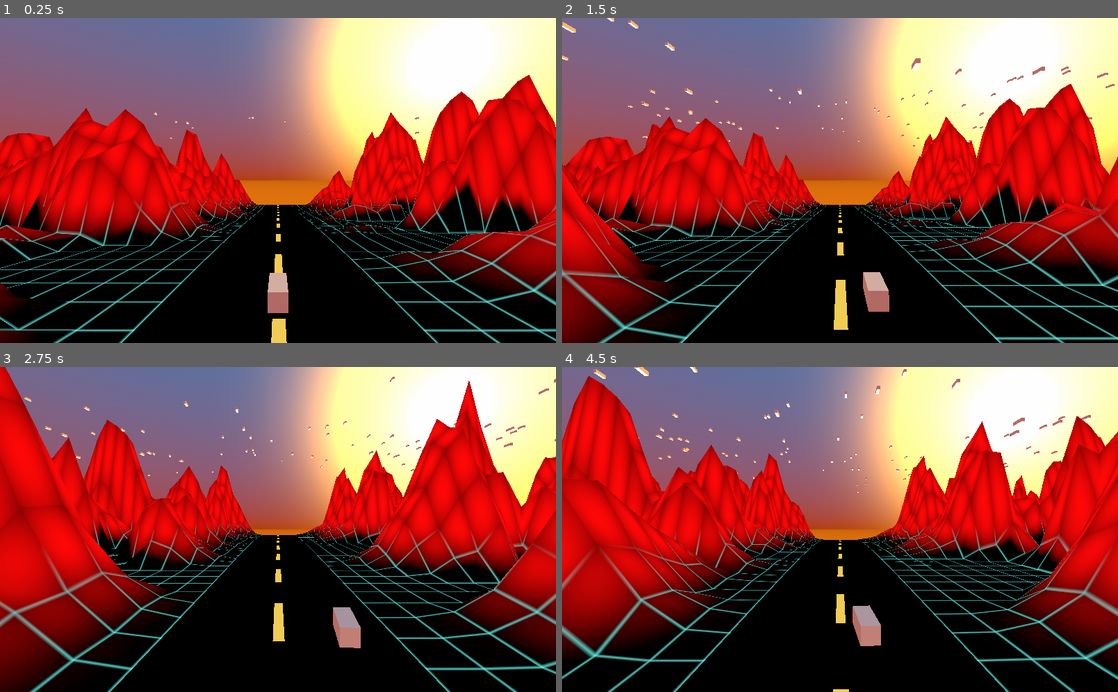
Above: before the commit, frames 1-4 (two rows, left to right).
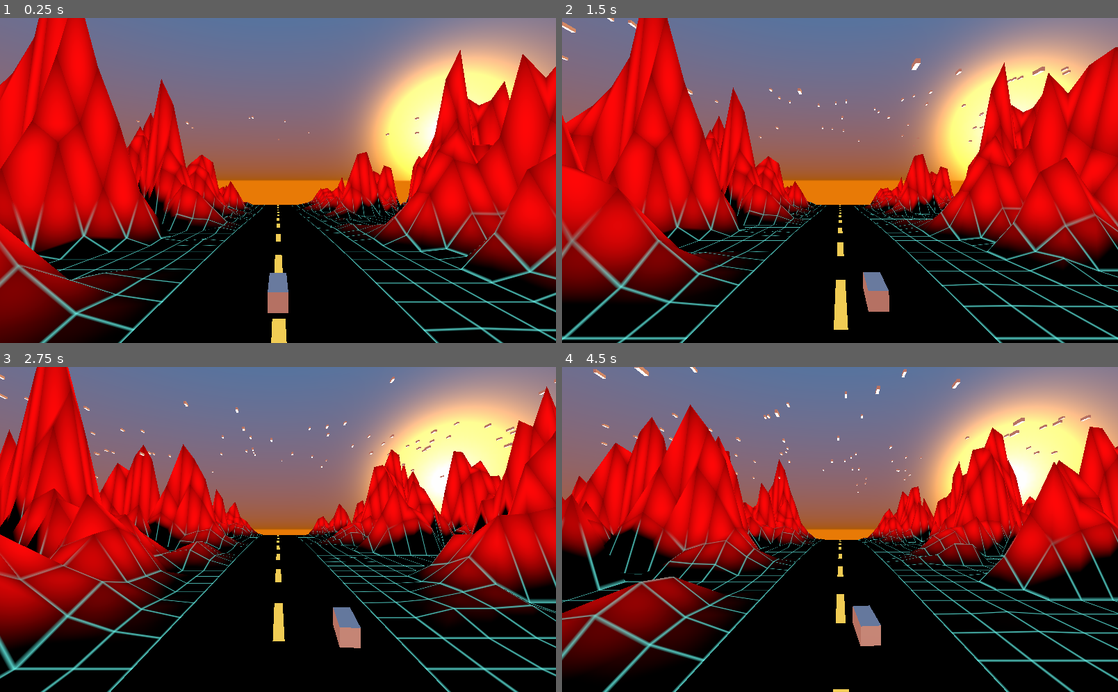
Above: after the commit, the same moments.

Repository: ilyaev/godot-synthwave-rider
Game: Godot game, scene res://World.tscn
The game is run twice, just before and just after one commit, with the same random seed, the same clock (stepped at 60 frames per second) and the same inputs.
Inputs:
- Up to frame 1 (0.25 s): no input
- Up to frame 2 (1.5 s): hold Right (ui_right) 0.53-1.28 s; hold Down (ui_down) from 1.28 s (still down)
- Up to frame 3 (2.75 s): release Down (ui_down) at 2.03 s; hold Right (ui_right) from 2.03 s (still down)
- Up to frame 4 (4.5 s): release Right (ui_right) at 2.78 s; hold Up (ui_up) 2.78-3.53 s; hold Left (ui_left) from 3.53 s (still down)

The runs differ from the first frame. In frame 1, 54% of the frame differs, in the area x 0-100%, y 0-100%; in frame 2, 51%; in frame 3, 51%; in frame 4, 51%.

Commit message:
fix: sync car to road

Diff:
--- a/World.tscn
+++ b/World.tscn
@@ -30,6 +30,8 @@
 transform = Transform( 1, 0, 0, 0, 1, 0, 0, 0, 1, 0, 2, 21 )
 environment = ExtResource( 4 )
 current = true
+near = 0.5
+far = 89.0
 script = ExtResource( 1 )
 
 [node name="Wave" parent="." instance=ExtResource( 5 )]
@@ -46,7 +48,7 @@
 draw_pass_1 = SubResource( 2 )
 
 [node name="Ship" type="MeshInstance" parent="."]
-transform = Transform( 0.2, 0, 0, 0, 0.2, 0, 0, 0, 0.5, 0, 0, 17 )
+transform = Transform( 0.2, 0, 0, 0, 0.2, 0, 0, 0, 0.5, 0, 0.2, 17 )
 mesh = SubResource( 3 )
 material/0 = SubResource( 4 )
 script = ExtResource( 2 )
--- a/WorldEnv.tres
+++ b/WorldEnv.tres
@@ -2,18 +2,33 @@
 
 [sub_resource type="ProceduralSky" id=1]
 sky_top_color = Color( 0.054902, 0.658824, 0.952941, 1 )
-sky_horizon_color = Color( 0.952941, 0.333333, 0, 1 )
+sky_horizon_color = Color( 0.913725, 0.482353, 0.0196078, 1 )
 sky_curve = 0.335891
 sky_energy = 0.5
-ground_bottom_color = Color( 0.878431, 0.45098, 0.0509804, 1 )
-ground_horizon_color = Color( 0.796078, 0.392157, 0.0470588, 1 )
+ground_bottom_color = Color( 0.913725, 0.482353, 0.0196078, 1 )
+ground_horizon_color = Color( 0.913725, 0.482353, 0.0196078, 1 )
 sun_color = Color( 0.878431, 0.403922, 0.0352941, 1 )
-sun_latitude = 22.29
+sun_latitude = 9.67
 sun_longitude = 36.0
-sun_curve = 0.0707107
-sun_energy = 50.7
+sun_angle_max = 102.12
+sun_curve = 0.0329877
+sun_energy = 42.42
 
 [resource]
 background_mode = 2
 background_sky = SubResource( 1 )
-ambient_light_color = Color( 1, 1, 1, 1 )
+fog_sun_amount = 0.03
+fog_depth_begin = 2.0
+fog_depth_end = 78.0
+fog_depth_curve = 3.03143
+fog_transmit_enabled = true
+fog_height_enabled = true
+fog_height_max = -659.3
+fog_height_curve = 1.07177
+dof_blur_far_distance = 28.5
+dof_blur_far_transition = 2.75
+dof_blur_near_distance = 4.55
+glow_intensity = 1.55
+glow_strength = 1.15
+glow_hdr_scale = 3.36
+glow_bicubic_upscale = true
--- a/components/wave/SynthWave.shader
+++ b/components/wave/SynthWave.shader
@@ -18,6 +18,7 @@
 uniform float mountain_height: hint_range(20, 600) = 85;
 uniform float mountain_density : hint_range(0.001, 1.) = 0.55;
 uniform vec3 mountain_seed = vec3(223.32, 5677., 4332.23);
+uniform bool mountain_base = true;
 
 const mat2 m = mat2(vec2( 1.6,  1.2), vec2(-1.2,  1.6 ));
 
@@ -39,9 +40,9 @@
     return dot(n, vec3(70.0));
 }
 
-float fbm(vec2 n) {
+float fbm(vec2 n, int q) {
     float total = 0.0, amplitude = 0.03;
-    for (int i = 0; i < 3; i++) {
+    for (int i = 0; i < q; i++) {
         total += noise(n) * amplitude;
         n = m * n;
         amplitude *= 0.4;
@@ -53,8 +54,8 @@
     float t = pos * ((size - vec2(1., 1.))/size).y;
     float h = 0.0;
 
-    h += 1.7 * sin(VERTEX.z - t) + fract((VERTEX.z - t) / 12.);
-    h += cos(VERTEX.x / 6. + (size.x / 2.)) * sin((VERTEX.z - t) / 3.);
+    // h += 1.7 * sin(VERTEX.z - t) + fract((VERTEX.z - t) / 12.);
+    // h += cos(VERTEX.x / 6. + (size.x / 2.)) * sin((VERTEX.z - t) / 3.);
 
     float maxH = mountain_height;
     // maxH *= sin(TIME/2. + VERTEX.x*13.);
@@ -63,7 +64,10 @@
     // h += max(0., texture(noise_major, (UV + vec2(0, t))).r * maxH - (maxH * .58));
 
     // h += Noise((UV - vec2(1.3, pos/size.y)) * mountain_sharpness, 4) * maxH - (maxH * mountain_density);
-    h -= (fbm((UV - vec2(1.3, pos/size.y)) * mountain_sharpness) * maxH - (maxH * mountain_density));
+    h += (fbm((UV - vec2(1.3, pos/size.y)) * mountain_sharpness, 3) * maxH - (maxH * mountain_density));
+    if (mountain_base) {
+        h = max(0, h) + (fbm((UV - vec2(1.3, pos/size.y)) * 1., 2) * 600. - (maxH * mountain_density));
+    }
     // h = fbm((UV - vec2(1.3, pos/size.y)) * mountain_sharpness) * maxH - (maxH * mountain_density);
 
     h *= texture(road, UV).r;
--- a/components/wave/Wave.tscn
+++ b/components/wave/Wave.tscn
@@ -8,26 +8,26 @@
 subdivide_width = 60
 subdivide_depth = 40
 
-[sub_resource type="OpenSimplexNoise" id=5]
+[sub_resource type="OpenSimplexNoise" id=2]
 seed = 17
 octaves = 4
 period = 71.3
 persistence = 0.776
 lacunarity = 2.03
 
-[sub_resource type="NoiseTexture" id=6]
+[sub_resource type="NoiseTexture" id=3]
 width = 128
 height = 128
 seamless = true
-noise = SubResource( 5 )
+noise = SubResource( 2 )
 
-[sub_resource type="Curve" id=7]
+[sub_resource type="Curve" id=4]
 _data = [ Vector2( 0.350877, 1 ), 0.0, -13.8649, 0, 0, Vector2( 0.459064, 0 ), 0.0, 0.0, 0, 0, Vector2( 0.546784, 0 ), -0.035826, -0.035826, 0, 0, Vector2( 0.672515, 0.986487 ), 13.6723, 0.0, 0, 0 ]
 
-[sub_resource type="CurveTexture" id=8]
-curve = SubResource( 7 )
+[sub_resource type="CurveTexture" id=5]
+curve = SubResource( 4 )
 
-[sub_resource type="ShaderMaterial" id=2]
+[sub_resource type="ShaderMaterial" id=6]
 shader = ExtResource( 1 )
 shader_param/pos = 46.237
 shader_param/size = Vector2( 61, 41 )
@@ -39,14 +39,15 @@
 shader_param/road_color = Color( 0.94902, 0.803922, 0.333333, 1 )
 shader_param/waveYdistortion = 0.0
 shader_param/waveXdistortion = 0.0
-shader_param/mountain_sharpness = 5.274
-shader_param/mountain_height = 412.259
+shader_param/mountain_sharpness = 6.322
+shader_param/mountain_height = 478.387
 shader_param/mountain_density = 0.001
 shader_param/mountain_seed = Vector3( 223.32, 5677, 4331.24 )
-shader_param/noise_major = SubResource( 6 )
-shader_param/road = SubResource( 8 )
+shader_param/mountain_base = false
+shader_param/noise_major = SubResource( 3 )
+shader_param/road = SubResource( 5 )
 
 [node name="MeshInstance" type="MeshInstance"]
 mesh = SubResource( 1 )
-material/0 = SubResource( 2 )
+material/0 = SubResource( 6 )
 script = ExtResource( 2 )
--- a/sandbox/MeshInstance.gd
+++ b/sandbox/MeshInstance.gd
@@ -23,5 +23,5 @@
 	get_surface_material(0).set_shader_param('pos', floor(pos / step));
 	pos += shift
 	# camera.rotate_z(sin(pos) * .01)
-	# camera.rotate_x(cos(pos) * .01)
+	# camera.rotate_x(cos(pos) * .01).
 	# camera.rotate_y(sin(pos/2) * .01)
